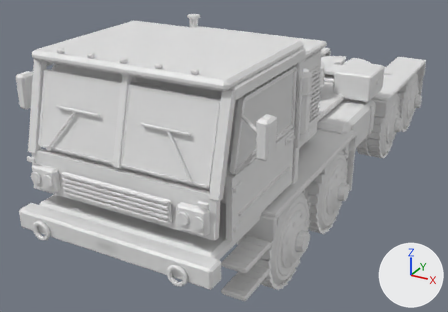
An edit to the glTF model src/main/resources/combinedassault_packs/combinedassault/assets/combinedassault/models/ground/m983/m983.glb, drawn before and after from the same camera.
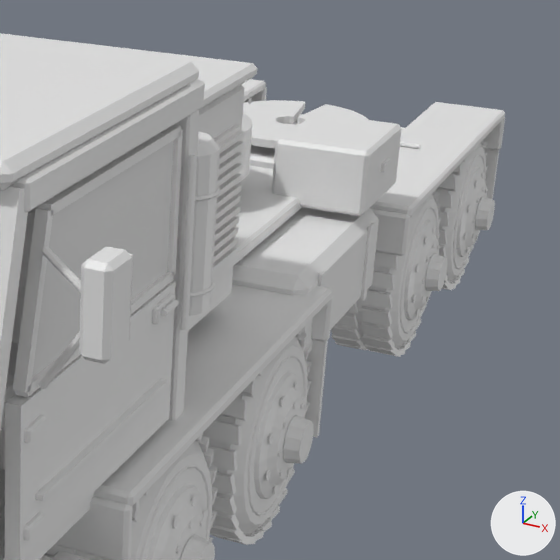
Each version is shown whole from a 50 mm camera at (3.76, -8.94, 4.71) aimed at (-0.64, -0.95, 0.72), then close up on the part from 50% to 100% of the width and 5% to 77% of the height. The lights are fixed; the arrows at lower right show +X, +Y and +Z. The last two pictures show the newer version. Objects named as collision shapes, trigger or cutter boxes, shadow casters or lower levels of detail are left out. Where no turn or scale is listed for an object, it has been applied to the vertices.

Objects in the first close-up: '02_WHEEL_00_R_mesh', '02_WHEEL_01_R_mesh', '02_WHEEL_02_R_mesh', '02_WHEEL_03_R_mesh', '03_CAB_SHELL_mesh', '06_CAB_DOOR_R_mesh', '07_MIRROR_STEP_R_mesh', '10_ENGINE_ENCLOSURE_mesh', '11_INTAKE_EXHAUST_mesh', '12_TANKS_AND_LOCKERS_mesh', '14_FENDER_FRONT_R_mesh', '14_FENDER_REAR_R_mesh' and 4 more.
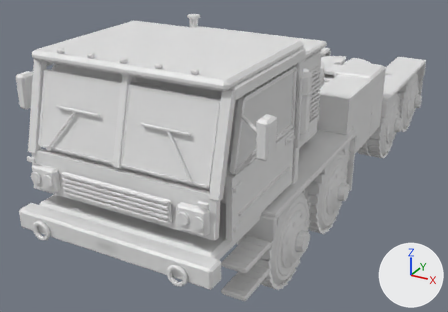
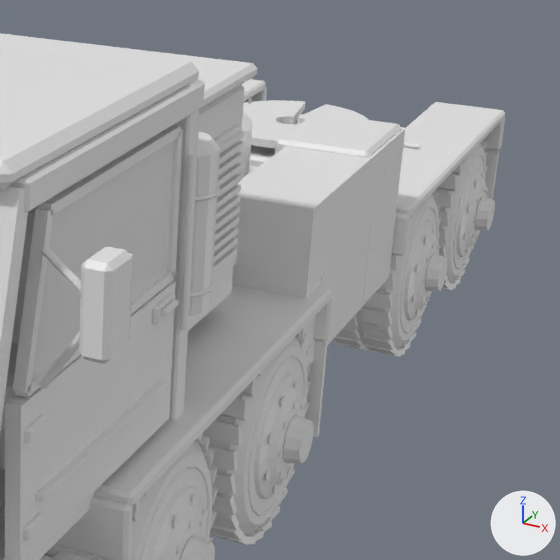
Changed parts and their boxes (x1, y1, x2, y2) in the close-ups (560 x 560 px):
```json
{"object": "hit_fuel", "change": "added", "after": [232, 129, 405, 368]}
{"object": "12_TANKS_AND_LOCKERS_mesh", "change": "unchanged, covered by the edit", "before": [232, 113, 402, 358], "after": [275, 113, 402, 301]}
{"object": "13_SPARE_TIRE_DECK_mesh", "change": "unchanged, covered by the edit", "before": [233, 112, 302, 266], "after": [233, 112, 257, 266]}
```

Edits to the scene script, one JSON object a line:
```json
{"op": "add", "block": "me_hit_fuel", "code": ["me_hit_fuel = bpy.data.meshes.new('hit_fuel')", "me_hit_fuel.from_pydata(...)  # a box spanning x 0.7..1.26, y -0.7..1.2, z 0.85..1.9"]}
{"op": "add", "block": "ob_hit_fuel", "code": ["ob_hit_fuel = bpy.data.objects.new('hit_fuel', me_hit_fuel)", "ob_hit_fuel.location = (0.0, 0.0, 0.0)"]}
```
